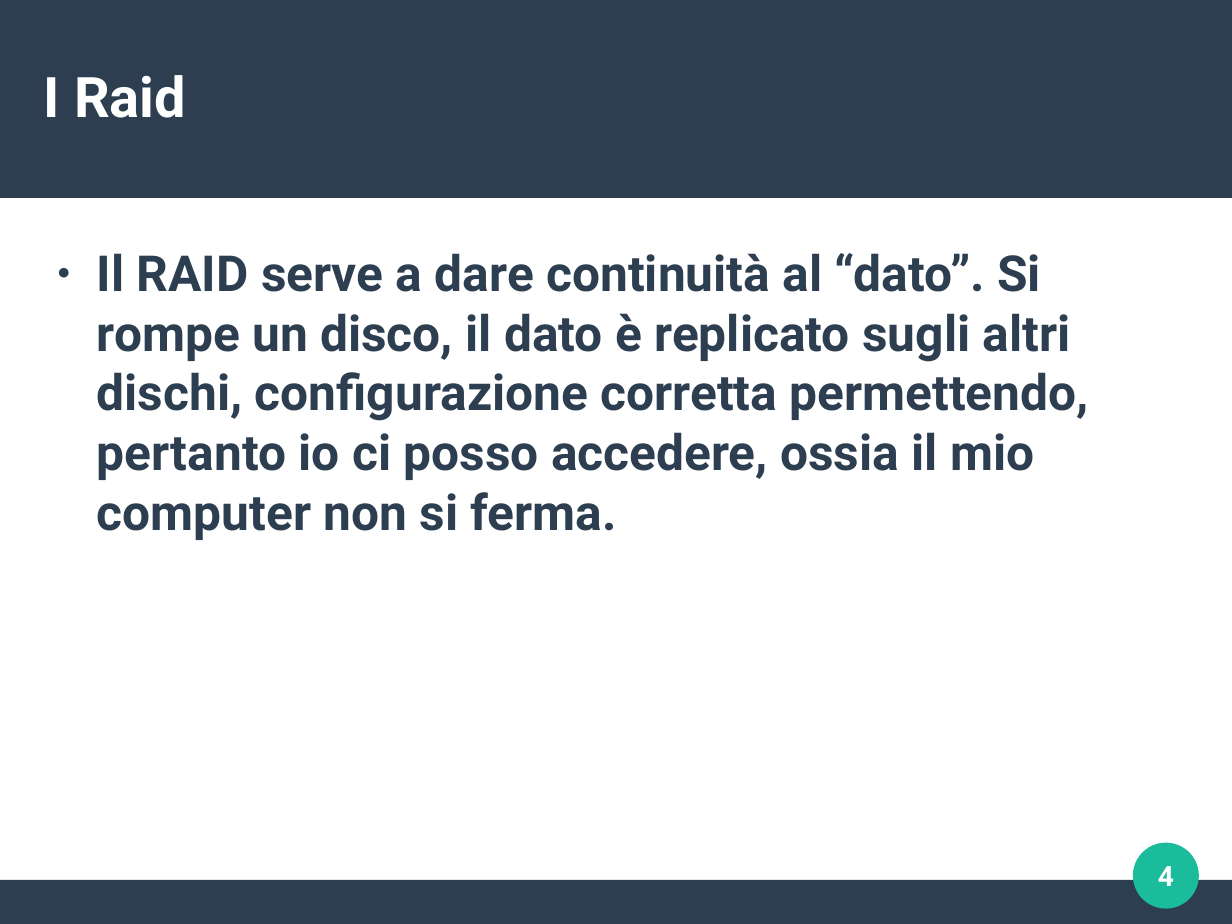
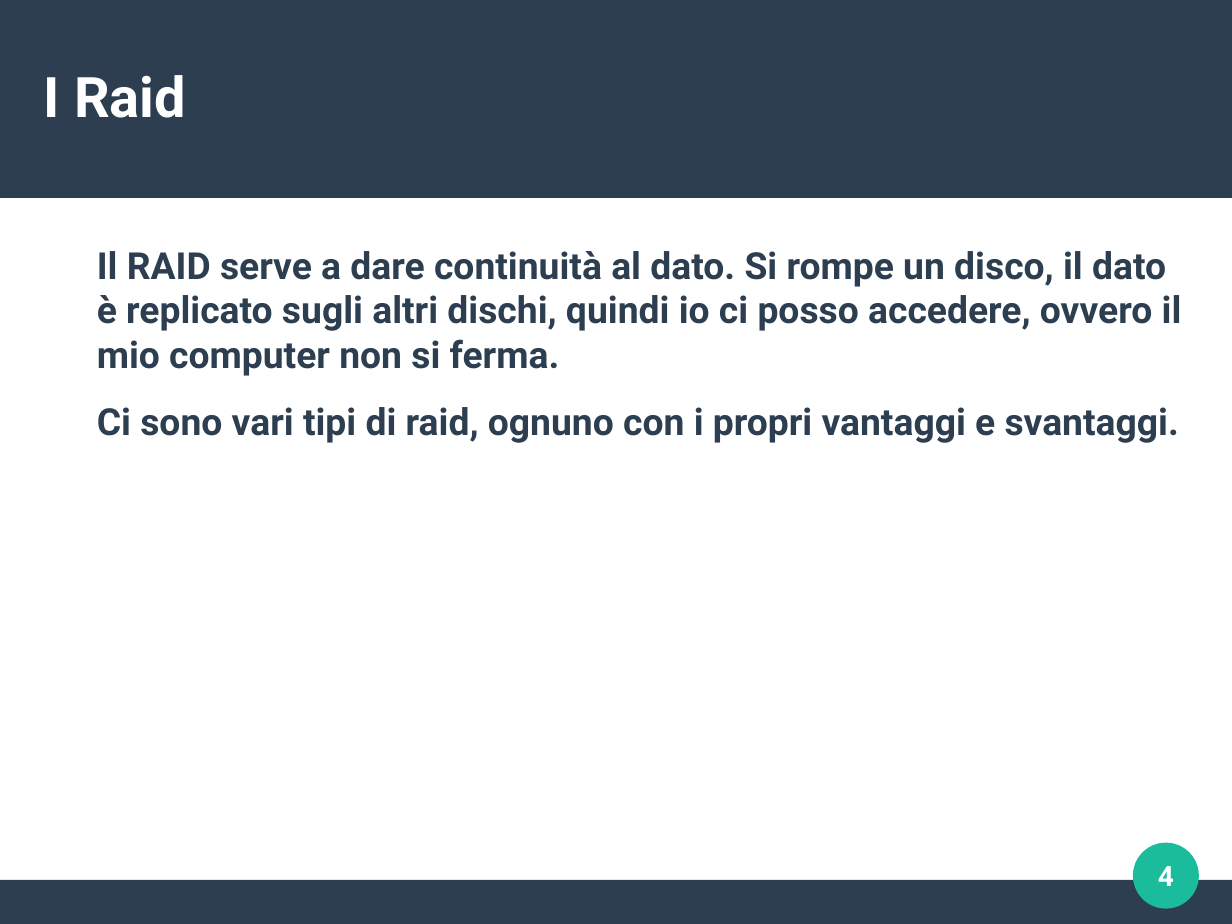
Before and after one commit to Brombe74/Debian-VM, a slide deck: slide 4 of Presentazione_sistemi.odp. Drawn at 1232x924 pixels with LibreOffice and Linux fonts; fonts in the diff are those of the drawing. Boxes give left, top, right and bottom in pixels: in the first picture for what was removed or moved away, otherwise in the second. Text is boxed around its words. In the diff, an @@ line names an element or a change of style, - is before the commit and + after.

```diff
--- a/Presentazione_sistemi.odp
+++ b/Presentazione_sistemi.odp
@@ text at (97,251,1182,443): text changed; size 32 to 24 pt @@
-● Il RAID serve a dare continuità al “dato”. Si rompe un disco, il dato è replicato sugli altri dischi, configurazione corretta permettendo, pertanto io ci posso accedere, ossia il mio computer non si ferma.
+Il RAID serve a dare continuità al dato. Si rompe un disco, il dato è replicato sugli altri dischi, quindi io ci posso accedere, ovvero il mio computer non si ferma.
+Ci sono vari tipi di raid, ognuno con i propri vantaggi e svantaggi.
```
Also in this commit, not shown: 4 slides added, 1 slide removed.
